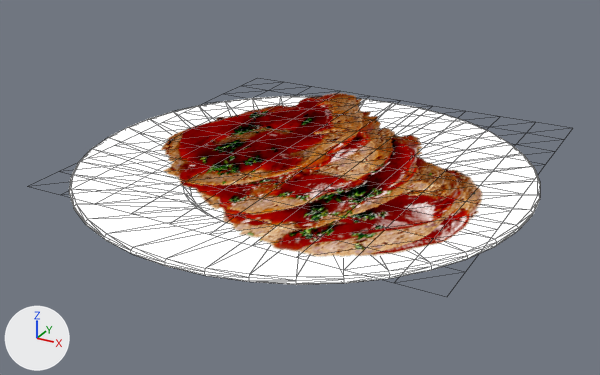
Two versions of the glTF model models/scene.gltf, one commit apart.
The view is the same before and after, from a camera (50 mm lens) standing at (109.3, -196.9, 99.0) and looking at (0.3, 1.3, -0.1). The lights are fixed; the arrows at lower left show +X, +Y and +Z. Mesh edges are drawn as thin lines. Where no turn or scale is listed for an object, it has been applied to the vertices.
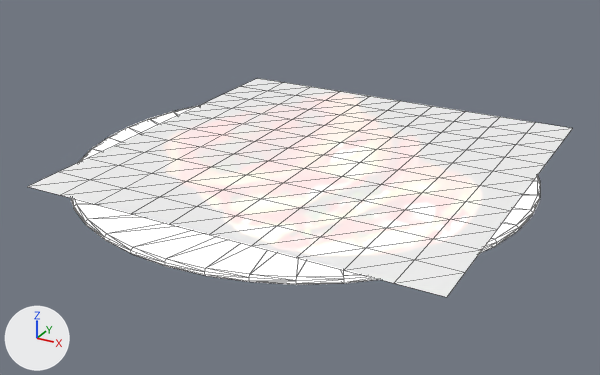
Where the newer file only moved an object's origin or applied its transform, the numbers keep the older frame.

Changed parts and their boxes (x1, y1, x2, y2) in the pictures (600 x 375 px):
```json
{"object": "Mesh_0", "change": "surface changed", "before": [27, 78, 573, 297], "after": [27, 78, 573, 297]}
{"object": "Mesh_1", "change": "unchanged, covered by the edit", "before": [69, 96, 540, 284], "after": [71, 106, 540, 284]}
```

Scene script edits in JSON lines:
```json
{"op": "add", "block": "img_6609227_preview_basecolor", "code": ["img_6609227_preview_basecolor = load_image('6609227_preview_baseColor', '_unpacked/6609227_preview_baseColor', 512, 256, 'sRGB')"]}
{"block": "mat_6609227_preview", "change": "nodes: BsdfTransparent, Emission, LightPath, Math x2, MixShader x2, OutputMaterial, TexImage"}
{"block": "mat_6609227_preview", "change": "uses the picture img_6609227_preview_basecolor_png"}
{"block": "mat_6609227_preview", "change": "nodes: BsdfPrincipled, OutputMaterial, TexImage"}
{"block": "mat_6609227_preview", "change": "colours: white #ffffff"}
{"block": "mat_6609227_preview", "change": "uses the picture img_6609227_preview_basecolor"}
```
